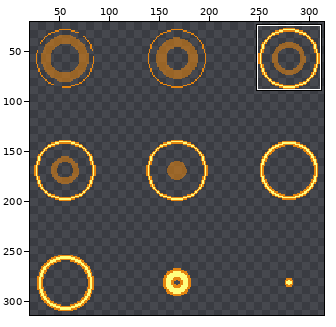
Two versions of one sprite sheet, Assets/Sprites/PrototypeSprites/RulletSprites/Pixel_Sprites/skillEffects/skillEffectAsset_edited/PixelEffect_Buff/Buff_Effect_03_2.png. Above: a wide view before the commit, with the close-up outlined.
Close-up. Before:
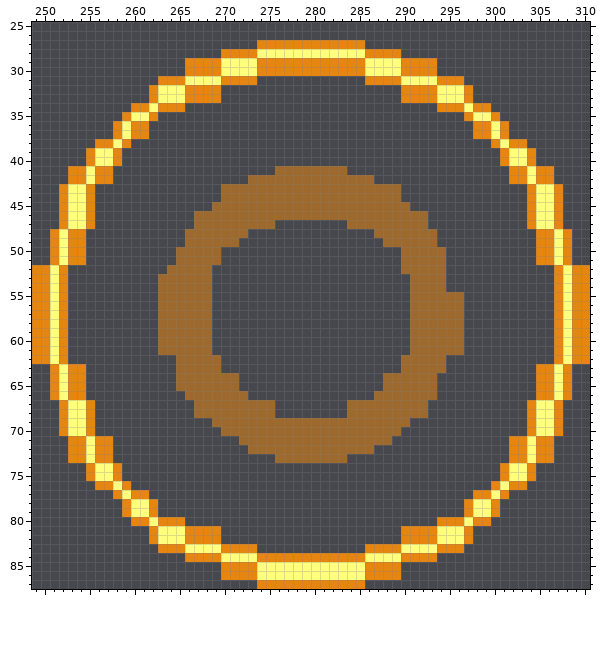
The file is 336x336 pixels. Shown: x 249..310, y 25..87. The wide view leaves out empty margins. The commit also changed other parts of the picture, which this record leaves out.
New version:
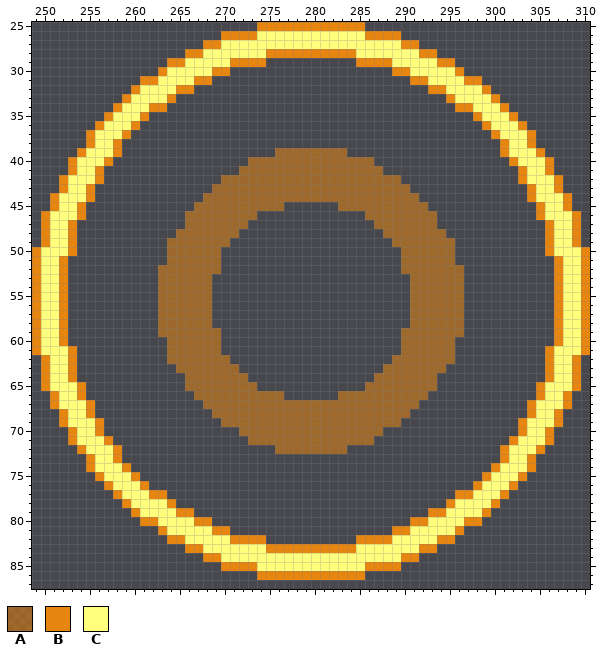
Palette (. is transparent): A #e685108c  B #e68510  C #fffe7d
Changes in this commit:
Changed rows in their new state; - is an unchanged pixel.
first column x 249:
25 -------------------------BBBBBBBBBBBB-------------------------
26 ---------------------BBBBCCCCCCCCCCCCBBBB---------------------
27 -------------------BBCCCCCCCCCCCCCCCCCCCCBB-------------------
28 -----------------BBCCCCCC-BBBBBBBBBB-CCCCCCBB-----------------
29 ---------------BBCCCC-BBB-..........-BBB-CCCCBB---------------
30 --------------BCCCCC-B..................B-CCCCCB--------------
31 ------------BBCCC-BB.....------------.....BB-CCCBB------------
32 -----------BCC--B-...--------------------...-B--CCB-----------
33 ----------BCCC-B.....--------------------.....B-CCCB----------
34 ---------BCCCB-..----------------------------..-BCCCB---------
35 --------BCC-B.----------------------------------.B-CCB--------
36 -------BCC--.------------------------------------.--CCB-------
37 ------BCCCB..------------------------------------..BCCCB------
38 ------BCCB.----------------------------------------.BCCB------
39 -----BC--------------------AAAAAAAA--------------------CB-----
40 ----BCC-B.--------------AAAAAAAAAAAAAA--------------.B-CCB----
41 -----C--.--------------AAAA--------AAAA--------------.--C-----
42 ---BCC--.------------AAA--------------AAA------------.--CCB---
43 --------------------A--------------------A--------------------
44 --BC---------------AA--------------------AA---------------CB--
45 --BC-B.-----------AA--------......--------AA-----------.B-CB--
46 -BCC-B.----------A-------............-------A----------.B-CCB-
47 -BCCB..----------A------...--------...------A----------..BCCB-
48 -BC--.----------A------.--------------.------A----------.--CB-
49 -BC--.---------AA-----.----------------.-----AA---------.--CB-
50 BCC--.---------A------------------------------A---------.--CCB
51 BCCB..---------A------------------------------A---------..BCCB
52 -C------------A-----A-------------------------AA------------C-
53 -C--------------------------------------------AA------------C-
54 -C--------------------------------------------AA------------C-
55 -C----------------------------------------------------------C-
56 -C----------------------------------------------------------C-
57 -C----------------------------------------------------------C-
58 -C----------------------------------------------------------C-
59 -C------------------A--------------------A------------------C-
60 -C------------.-----A--------------------A-----.------------C-
61 -C-CB---------.-----A--------------------A-----.---------BC-C-
62 .--CB----------A-----A------------------A-----A----------BC--.
63 -BC--.---------------AA----------------AA---------------.--CB-
64 -BC--.----------.------A--------------A-----------------.--CB-
65 -BC-C-----------.------AA------------AA------------------C-CB-
66 ----C------------.------AAAA------AAAA------.------------C----
67 --BC--------------.--------AAAAAAAA--------.--------------CB--
68 ------------------..-------AAAAAAAA-------..------------------
69 ------CB------------.--------------------.------------BC------
70 ---.B-CB-------------..----------------..-------------BC-B.---
71 -----C-C---------------.--------------..--------------C-C-----
72 ----.--CCB--------------...--------...--------------BCC--.----
73 ----..BCCB-----------------........-----------------BCCB..----
74 ---------CB----------------------------------------BC---------
75 ------.B-CCB--------------------------------------BCC-B.------
76 -------.--CCB------------------------------------BCC--.-------
77 -----------CCBB--------------------------------BBCC-----------
78 -------------CCB------------------------------BCC-------------
79 ----------.B-CCCBB--------------------------BBCCC-B.----------
80 -----------.-BCCCCBB----------------------BBCCCCB-.-----------
81 -------------.B--CCC-B------------------B-CCC--B.-------------
82 -------------..BBCCCCCBBBB----------BBBBCCCCCBB..-------------
83 --------------...BB--CCCCCBBBBBBBBBBCCCCC--BB...--------------
84 -----------------..------CCCCCCCCCCCC------..-----------------
86 ---------------------....BBBBBBBBBBBB....---------------------
87 -------------------------............-------------------------
Pixel boxes of the changes (left, top, right, bottom) in both close-ups:
changed: (32, 22, 590, 589)
